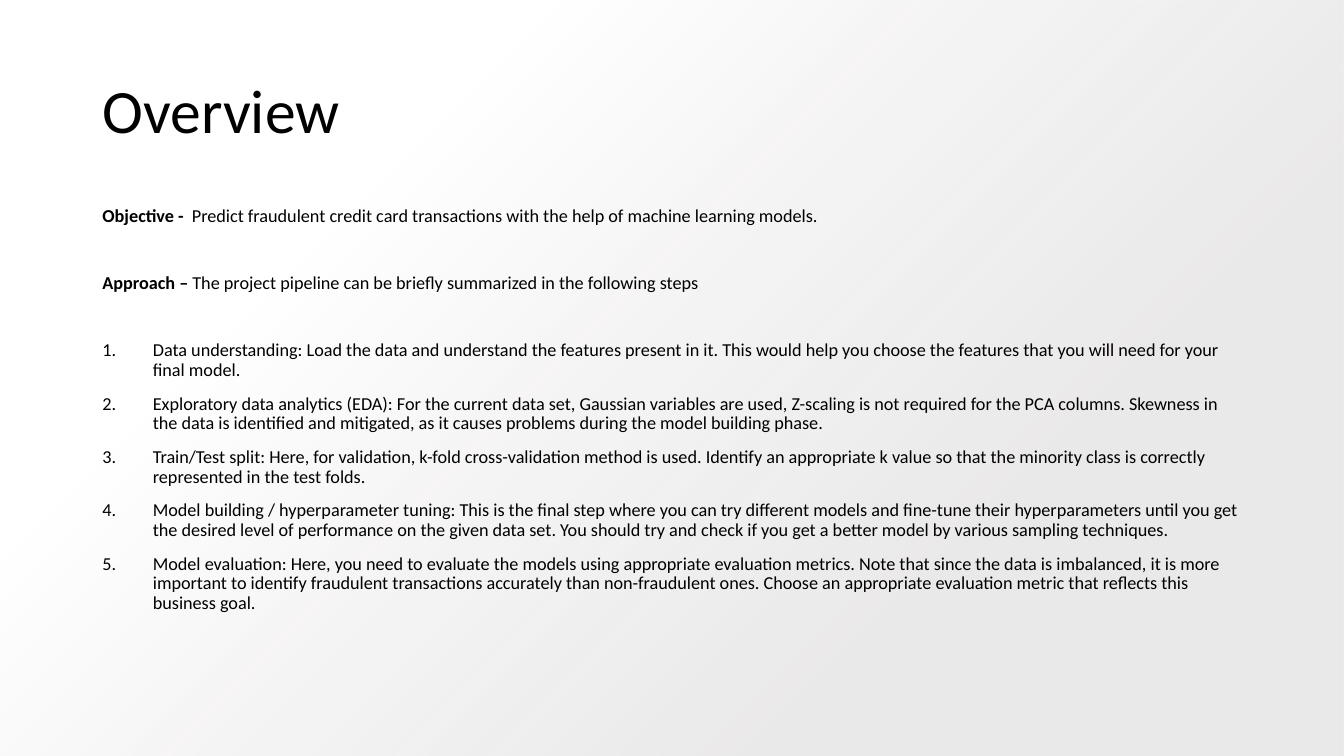
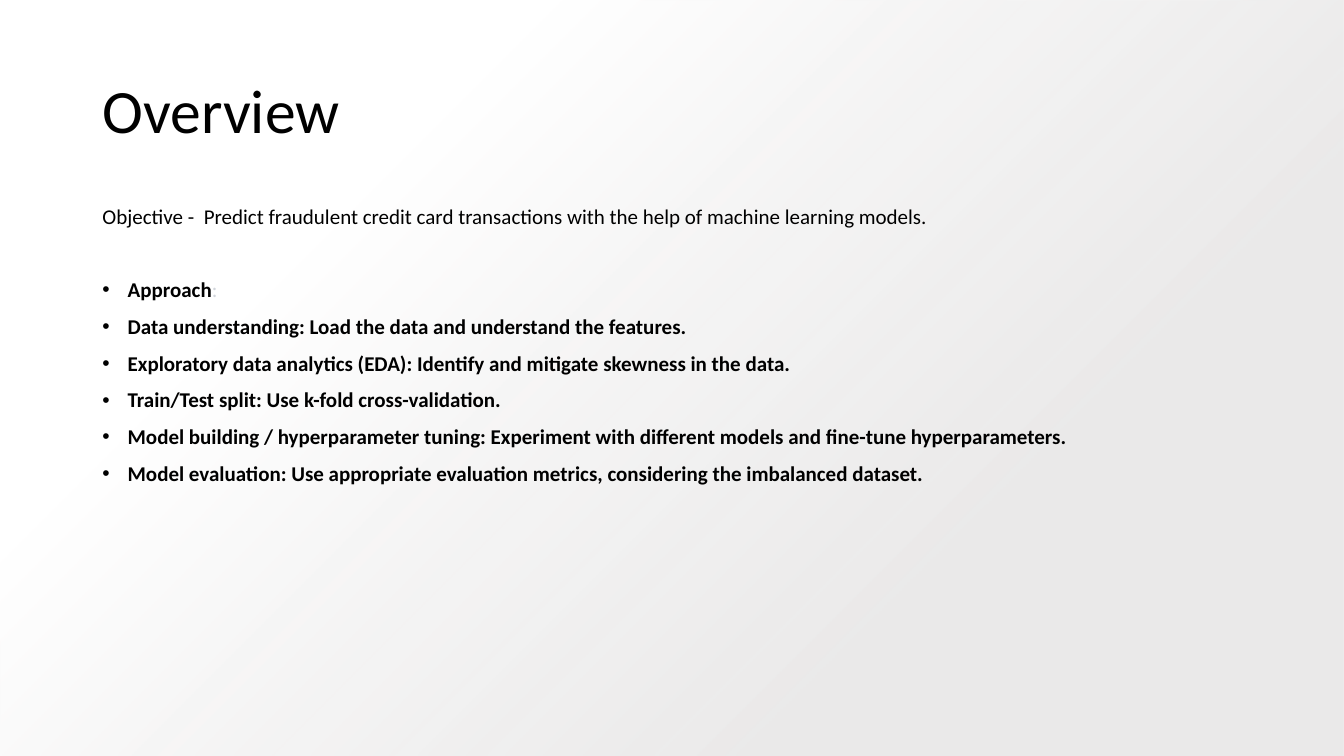
Before and after one commit to jagsrj/Credit_card_fraud_detection_ML, a slide deck: slide 3 of CreditCard_FraudDetection_MachingLearning.pptx. Drawn at 1344x756 pixels with LibreOffice and Linux fonts; fonts in the diff are those of the drawing; background and template pictures are left out. Boxes give left, top, right and bottom in pixels: in the first picture for what was removed or moved away, otherwise in the second. Text is boxed around its words. In the diff, an @@ line names an element or a change of style, - is before the commit and + after.

```diff
--- a/CreditCard_FraudDetection_MachingLearning.pptx
+++ b/CreditCard_FraudDetection_MachingLearning.pptx
@@ text at (x1=102, y1=209, x2=927, y2=228): size 13 to 15 pt in "Objective - Predict fraudulent credit card transactions ..."; bold off in "Objective -" @@
@@ text at (x1=128, y1=282, x2=1066, y2=485): text changed; size 13 to 15 pt; bold on @@
-Approach – The project pipeline can be briefly summarized in the following steps
-1. Data understanding: Load the data and understand the features present in it. This would help you choose the features that you will need for your final model.
-2. Exploratory data analytics (EDA): For the current data set, Gaussian variables are used, Z-scaling is not required for the PCA columns. Skewness in the data is identified and mitigated, as it causes problems during the model building phase.
-3. Train/Test split: Here, for validation, k-fold cross-validation method is used. Identify an appropriate k value so that the minority class is correctly represented in the test folds.
-4. Model building / hyperparameter tuning: This is the final step where you can try different models and fine-tune their hyperparameters until you get the desired level of performance on the given data set. You should try and check if you get a better model by various sampling techniques.
-5. Model evaluation: Here, you need to evaluate the models using appropriate evaluation metrics. Note that since the data is imbalanced, it is more important to identify fraudulent transactions accurately than non-fraudulent ones. Choose an appropriate evaluation metric that reflects this business goal.
+• Approach:
+• Data understanding: Load the data and understand the features.
+• Exploratory data analytics (EDA): Identify and mitigate skewness in the data.
+• Train/Test split: Use k-fold cross-validation.
+• Model building / hyperparameter tuning: Experiment with different models and fine-tune hyperparameters.
+• Model evaluation: Use appropriate evaluation metrics, considering the imbalanced dataset.
```
Also in this commit, not shown: 6 other slides changed, 1 other file.
